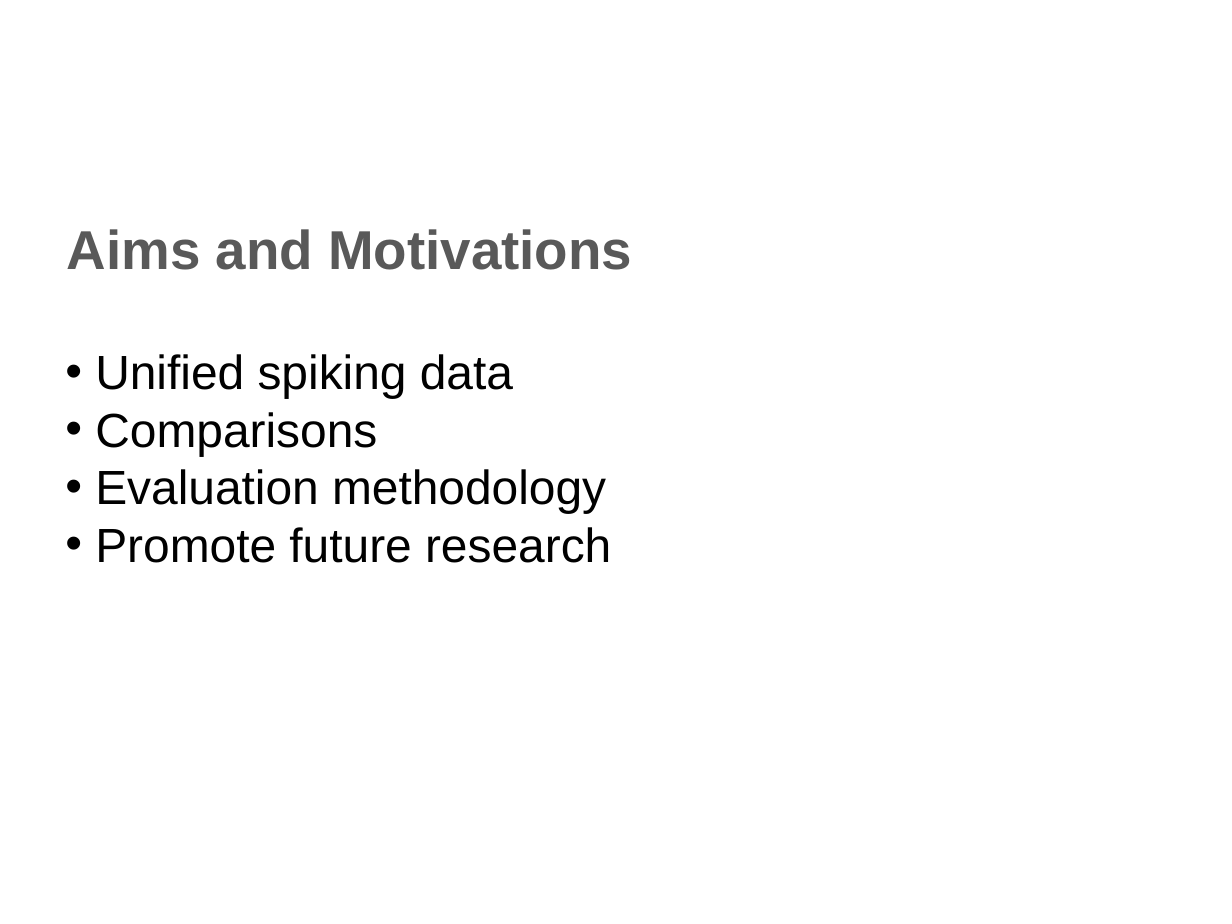
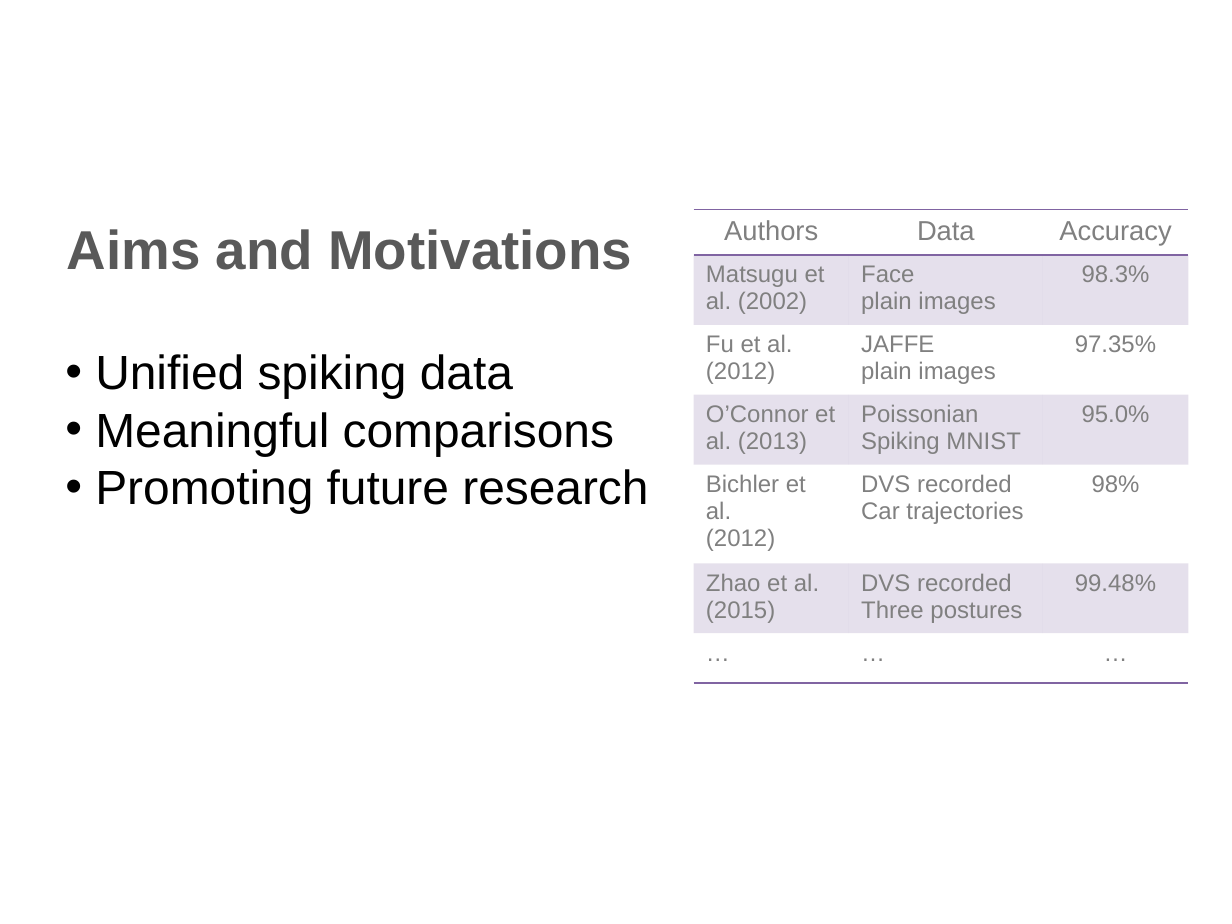
Before and after one commit to qian-liu/2nd_year_short_report, a slide deck: slide 3 of 2nd_year_int.pptx (slide 2 before the commit). Drawn at 1232x924 pixels with LibreOffice and Linux fonts; fonts in the diff are those of the drawing; background and template pictures are left out. Boxes give left, top, right and bottom in pixels: in the first picture for what was removed or moved away, otherwise in the second. Text is boxed around its words. In the diff, an @@ line names an element or a change of style, - is before the commit and + after.

```diff
--- a/2nd_year_int.pptx
+++ b/2nd_year_int.pptx
@@ table added at bbox=[694, 209, 1188, 654], 7 rows, 3 columns @@
+Authors | Data | Accuracy
+Matsugu et al. (2002) | Face / plain images | 98.3%
+Fu et al. / (2012) | JAFFE / plain images | 97.35%
+O’Connor et al. (2013) | Poissonian / Spiking MNIST | 95.0%
+Bichler et al. / (2012) | DVS recorded / Car trajectories | 98%
+Zhao et al. / (2015) | DVS recorded / Three postures | 99.48%
+… | … | …
@@ text at bbox=[95, 412, 648, 514]: text changed @@
-• Comparisons
-• Evaluation methodology
-• Promote future research
+• Meaningful comparisons
+• Promoting future research
```
Also in this commit, not shown: 7 other slides changed, 4 slides added, 1 slide removed, 1 other file.
